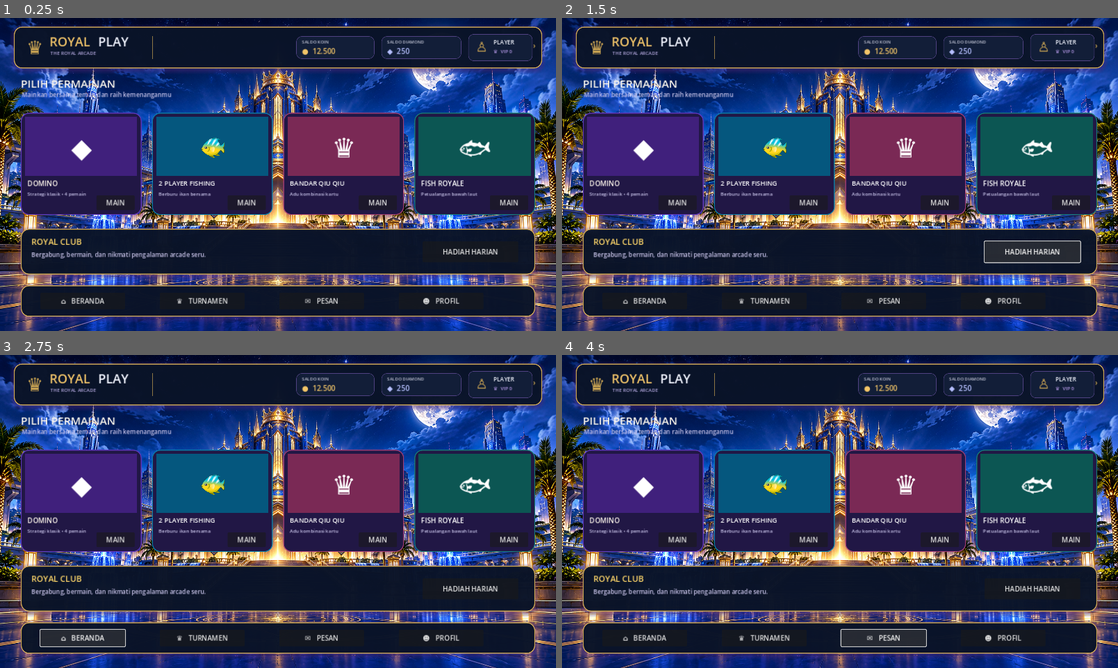
Above: before the commit, frames 1-4 (two rows, left to right).
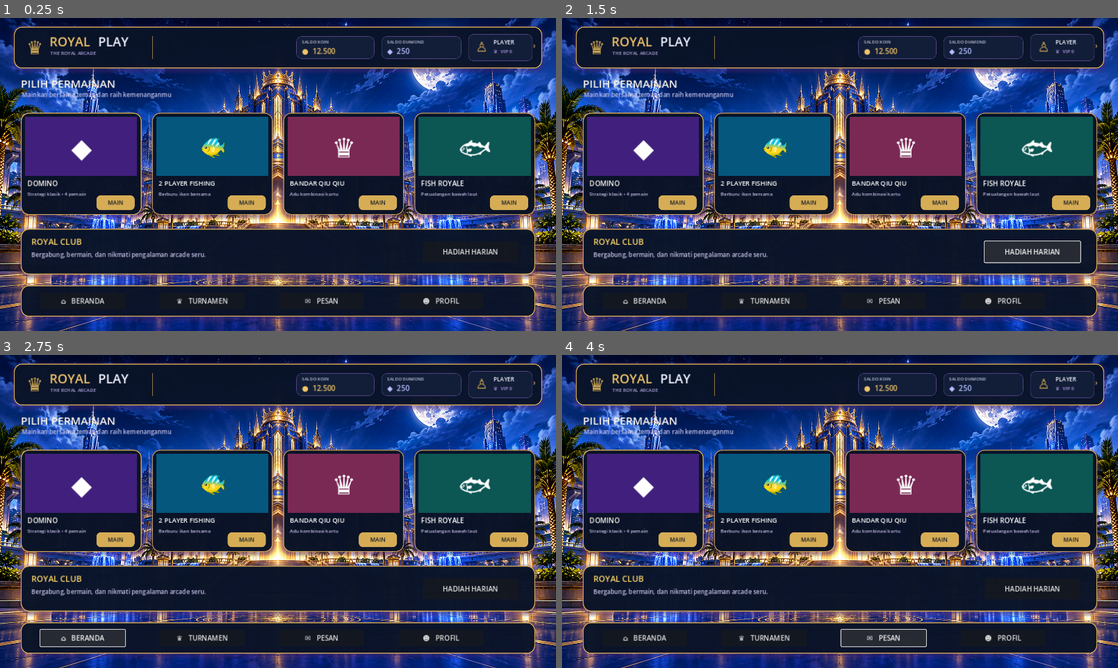
Above: after the commit, the same moments.

Repository: RancakaraGames/Gta-clone
Game: Godot game, scene res://scenes/Lobby.tscn
Two runs of this game, one before a commit and one after it. Both use one fixed random seed, a clock stepped at 60 frames per second and the inputs below.
Inputs:
- Up to frame 1 (0.25 s): no input
- Up to frame 2 (1.5 s): click "MAIN" at 0.5 s; click "HADIAH HARIAN" at 1.25 s
- Up to frame 3 (2.75 s): click "⌂ BERANDA" at 2 s
- Up to frame 4 (4 s): click "♛ TURNAMEN" at 2.75 s; click "✉ PESAN" at 3.5 s

The runs differ from the first frame. In frame 1, 14% of the frame differs, in the area x 3-97%, y 30-65%; in frame 2, 14%; in frame 3, 14%; in frame 4, 14%.

Commit message:
Polish ROYAL PLAY game cards with navy gold and purple premium styling

Diff:
--- a/scenes/Lobby.tscn
+++ b/scenes/Lobby.tscn
@@ -38,53 +38,84 @@
 corner_radius_bottom_right = 12
 corner_radius_bottom_left = 12
 
+[sub_resource type="StyleBoxFlat" id="StyleBox_game_button"]
+bg_color = Color(0.839216, 0.678431, 0.333333, 1)
+corner_radius_top_left = 10
+corner_radius_top_right = 10
+corner_radius_bottom_right = 10
+corner_radius_bottom_left = 10
+
+[sub_resource type="StyleBoxFlat" id="StyleBox_game_button_hover"]
+bg_color = Color(0.94902, 0.792157, 0.47451, 1)
+border_width_left = 1
+border_width_top = 1
+border_width_right = 1
+border_width_bottom = 1
+border_color = Color(1, 0.92549, 0.690196, 1)
+corner_radius_top_left = 10
+corner_radius_top_right = 10
+corner_radius_bottom_right = 10
+corner_radius_bottom_left = 10
+
 [sub_resource type="StyleBoxFlat" id="StyleBox_domino"]
-bg_color = Color(0.129412, 0.0901961, 0.270588, 1)
+bg_color = Color(0.0352941, 0.0705882, 0.145098, 0.97)
 border_width_left = 2
 border_width_top = 2
 border_width_right = 2
 border_width_bottom = 2
-border_color = Color(0.380392, 0.207843, 0.741176, 1)
+border_color = Color(0.839216, 0.678431, 0.333333, 1)
 corner_radius_top_left = 18
 corner_radius_top_right = 18
 corner_radius_bottom_right = 18
 corner_radius_bottom_left = 18
+shadow_color = Color(0.278431, 0.145098, 0.478431, 0.4)
+shadow_size = 8
+shadow_offset = Vector2(0, 4)
 
 [sub_resource type="StyleBoxFlat" id="StyleBox_fishing"]
-bg_color = Color(0.129412, 0.0901961, 0.270588, 1)
+bg_color = Color(0.0352941, 0.0705882, 0.145098, 0.97)
 border_width_left = 2
 border_width_top = 2
 border_width_right = 2
 border_width_bottom = 2
-border_color = Color(0.0313726, 0.494118, 0.666667, 1)
+border_color = Color(0.839216, 0.678431, 0.333333, 0.78)
 corner_radius_top_left = 18
 corner_radius_top_right = 18
 corner_radius_bottom_right = 18
 corner_radius_bottom_left = 18
+shadow_color = Color(0.278431, 0.145098, 0.478431, 0.4)
+shadow_size = 8
+shadow_offset = Vector2(0, 4)
 
 [sub_resource type="StyleBoxFlat" id="StyleBox_qiu"]
-bg_color = Color(0.129412, 0.0901961, 0.270588, 1)
+bg_color = Color(0.0352941, 0.0705882, 0.145098, 0.97)
 border_width_left = 2
 border_width_top = 2
 border_width_right = 2
 border_width_bottom = 2
-border_color = Color(0.639216, 0.239216, 0.458824, 1)
+border_color = Color(0.839216, 0.678431, 0.333333, 0.78)
 corner_radius_top_left = 18
 corner_radius_top_right = 18
 corner_radius_bottom_right = 18
 corner_radius_bottom_left = 18
+shadow_color = Color(0.278431, 0.145098, 0.478431, 0.4)
+shadow_size = 8
+shadow_offset = Vector2(0, 4)
 
 [sub_resource type="StyleBoxFlat" id="StyleBox_royale"]
-bg_color = Color(0.129412, 0.0901961, 0.270588, 1)
+bg_color = Color(0.0352941, 0.0705882, 0.145098, 0.97)
 border_width_left = 2
 border_width_top = 2
 border_width_right = 2
 border_width_bottom = 2
-border_color = Color(0.0862745, 0.486275, 0.470588, 1)
+border_color = Color(0.839216, 0.678431, 0.333333, 0.78)
 corner_radius_top_left = 18
 corner_radius_top_right = 18
 corner_radius_bottom_right = 18
 corner_radius_bottom_left = 18
+shadow_color = Color(0.278431, 0.145098, 0.478431, 0.4)
+shadow_size = 8
+shadow_offset = Vector2(0, 4)
 
 [node name="Lobby" type="Control"]
 layout_mode = 3
@@ -318,6 +349,12 @@
 text = "Strategi klasik • 4 pemain"
 
 [node name="PlayButton" type="Button" parent="GameContainer/DominoCard"]
+theme_override_colors/font_color = Color(0.0352941, 0.0705882, 0.145098, 1)
+theme_override_colors/font_hover_color = Color(0.0352941, 0.0705882, 0.145098, 1)
+theme_override_font_sizes/font_size = 13
+theme_override_styles/normal = SubResource("StyleBox_game_button")
+theme_override_styles/hover = SubResource("StyleBox_game_button_hover")
+theme_override_styles/pressed = SubResource("StyleBox_game_button")
 offset_left = 174.0
 offset_top = 190.0
 offset_right = 262.0
@@ -366,6 +403,12 @@
 text = "Berburu ikan bersama"
 
 [node name="PlayButton" type="Button" parent="GameContainer/FishingCard"]
+theme_override_colors/font_color = Color(0.0352941, 0.0705882, 0.145098, 1)
+theme_override_colors/font_hover_color = Color(0.0352941, 0.0705882, 0.145098, 1)
+theme_override_font_sizes/font_size = 13
+theme_override_styles/normal = SubResource("StyleBox_game_button")
+theme_override_styles/hover = SubResource("StyleBox_game_button_hover")
+theme_override_styles/pressed = SubResource("StyleBox_game_button")
 offset_left = 174.0
 offset_top = 190.0
 offset_right = 262.0
@@ -415,6 +458,12 @@
 text = "Adu kombinasi kartu"
 
 [node name="PlayButton" type="Button" parent="GameContainer/QiuQiuCard"]
+theme_override_colors/font_color = Color(0.0352941, 0.0705882, 0.145098, 1)
+theme_override_colors/font_hover_color = Color(0.0352941, 0.0705882, 0.145098, 1)
+theme_override_font_sizes/font_size = 13
+theme_override_styles/normal = SubResource("StyleBox_game_button")
+theme_override_styles/hover = SubResource("StyleBox_game_button_hover")
+theme_override_styles/pressed = SubResource("StyleBox_game_button")
 offset_left = 174.0
 offset_top = 190.0
 offset_right = 262.0
@@ -464,6 +513,12 @@
 text = "Petualangan bawah laut"
 
 [node name="PlayButton" type="Button" parent="GameContainer/FishRoyaleCard"]
+theme_override_colors/font_color = Color(0.0352941, 0.0705882, 0.145098, 1)
+theme_override_colors/font_hover_color = Color(0.0352941, 0.0705882, 0.145098, 1)
+theme_override_font_sizes/font_size = 13
+theme_override_styles/normal = SubResource("StyleBox_game_button")
+theme_override_styles/hover = SubResource("StyleBox_game_button_hover")
+theme_override_styles/pressed = SubResource("StyleBox_game_button")
 offset_left = 174.0
 offset_top = 190.0
 offset_right = 262.0
